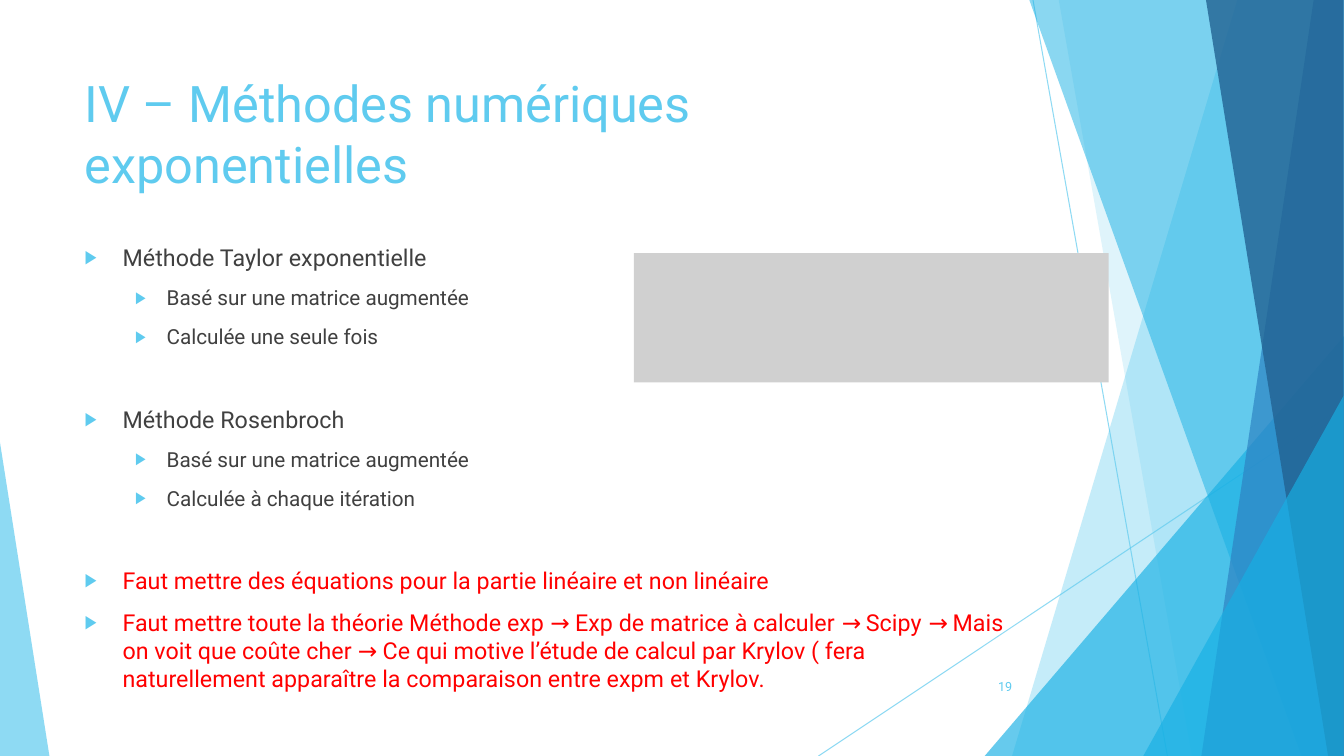
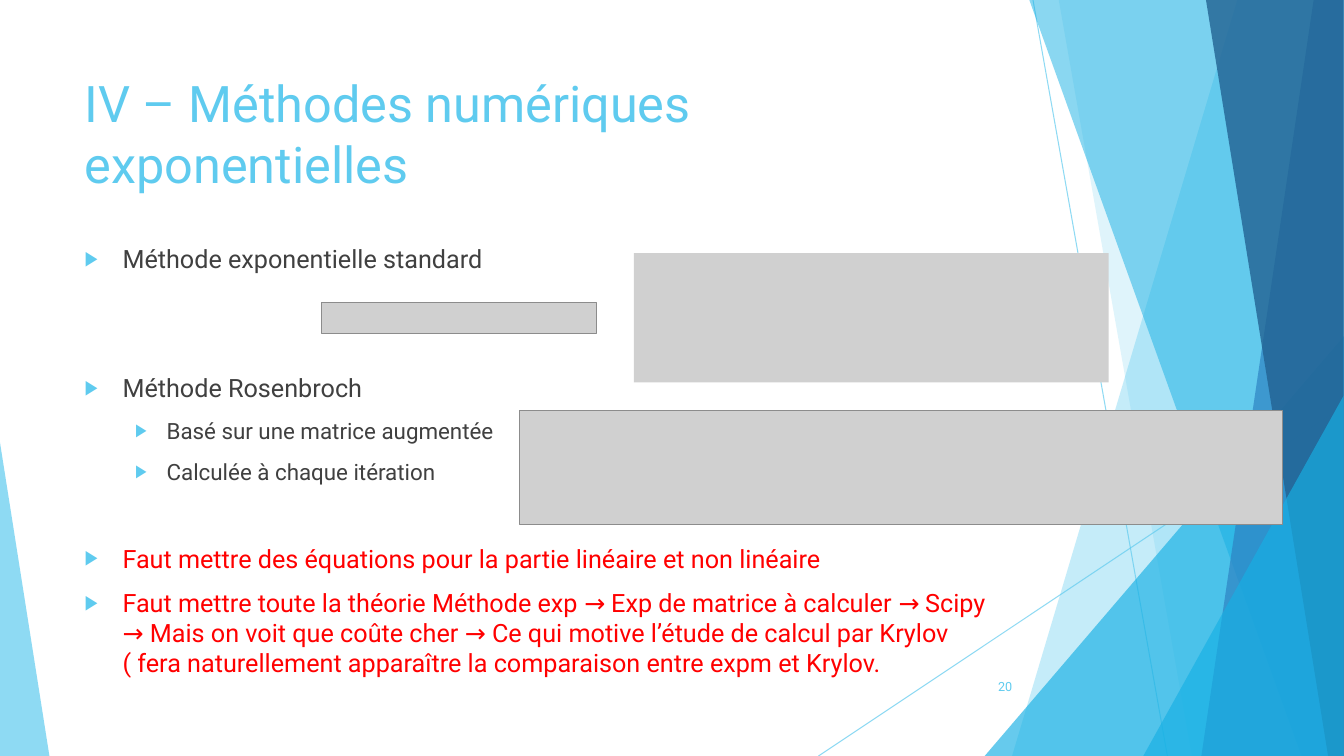
Before and after one commit to pierreXVI/PIE, a slide deck: slide 20 of oral_presentation/Oral_presentation_12_02_2019.pptx (slide 19 before the commit). Drawn at 1344x756 pixels with LibreOffice and Linux fonts; fonts in the diff are those of the drawing; grey boxes stand for pictures. Boxes give left, top, right and bottom in pixels: in the first picture for what was removed or moved away, otherwise in the second. Text is boxed around its words. In the diff, an @@ line names an element or a change of style, - is before the commit and + after.

```diff
--- a/oral_presentation/Oral_presentation_12_02_2019.pptx
+++ b/oral_presentation/Oral_presentation_12_02_2019.pptx
@@ text at bbox=[123, 249, 482, 273]: text changed; size 14.8 to 18 pt @@
-▶ Méthode Taylor exponentielle
-  ▶ Basé sur une matrice augmentée
-  ▶ Calculée une seule fois
+▶ Méthode exponentielle standard
@@ picture added at bbox=[322, 302, 596, 334] @@
@@ text at bbox=[123, 378, 985, 678]: size 16.6 to 18 pt in "Méthode Rosenbroch", "Faut mettre des équations pour la partie ...", "Faut mettre toute la théorie Méthode exp ..."; size 14.8 to 16 pt in "Basé sur une matrice augmentée", "Calculée à chaque itération" @@
@@ picture added at bbox=[520, 411, 1284, 524] @@
@@ page number at bbox=[998, 682, 1012, 691]: text changed @@
-19
+20
```
Also in this commit, not shown: 11 other slides changed, 6 slides added, 3 slides removed, 8 other files.
